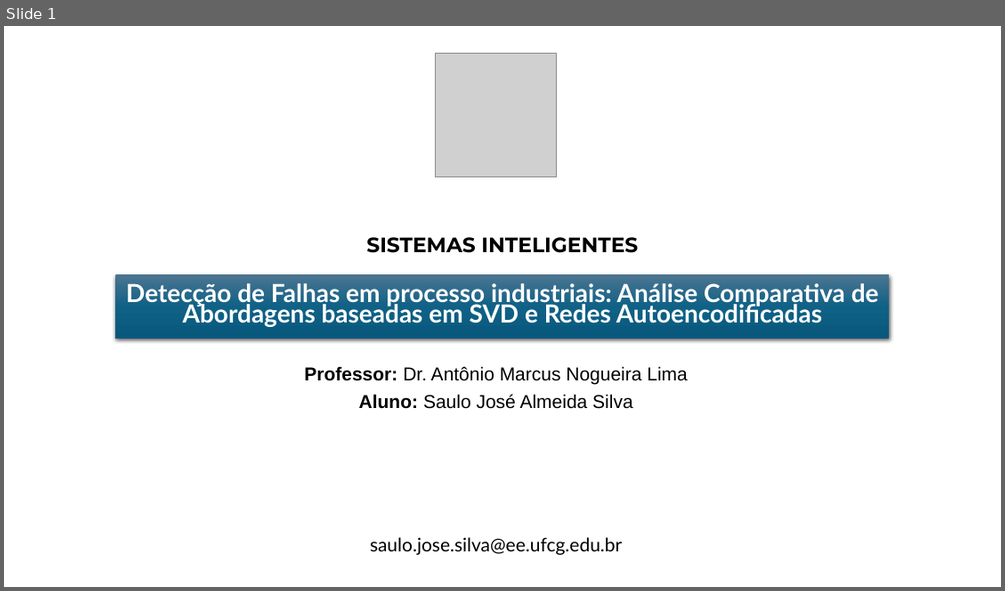
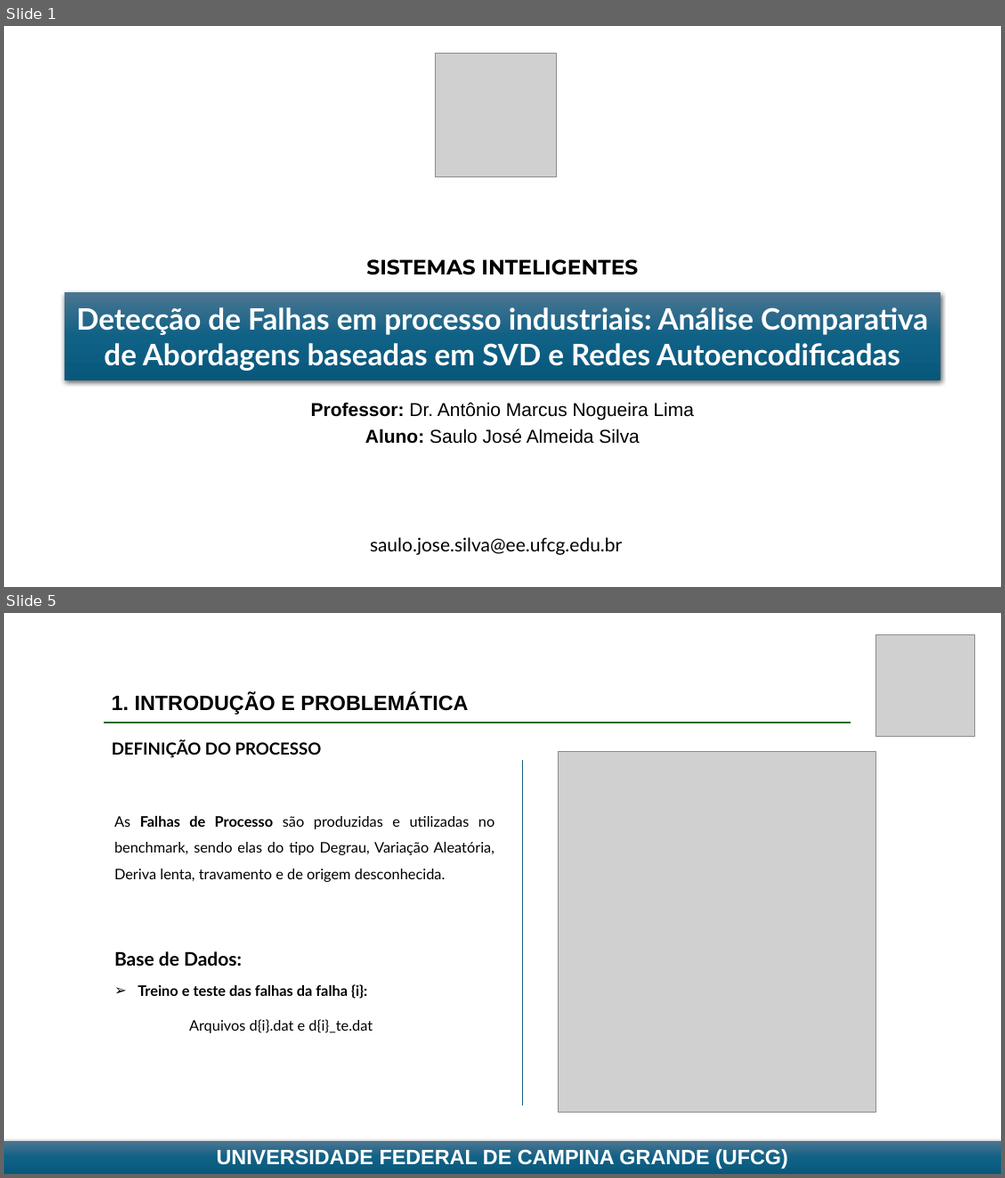
Before and after one commit to SauloJose/SistemasInteligentes2026, a slide deck: Atividade 3 - Identificação de Falhas/Apresentação 3 - FALTAS - Saulo.pptx. Shown one above the other, each under a label of ours: slide 1 before the commit, slides 1 and 5 after it; the slides between them are not shown. The pictures are 1005x591 and 1005x1178 pixels, drawn with LibreOffice and Linux fonts; fonts in the diff are those of the drawing; grey boxes stand for pictures. Boxes give left, top, right and bottom in pixels: in the first picture for what was removed or moved away, otherwise in the second. Text is boxed around its words. In the diff, an @@ line names an element or a change of style, - is before the commit and + after.

```diff
--- a/Atividade 3 - Identificação de Falhas/Apresentação 3 - FALTAS - Saulo.pptx
+++ b/Atividade 3 - Identificação de Falhas/Apresentação 3 - FALTAS - Saulo.pptx
@@ slide 5 added at <box>4,613,1001,1174</box>, background #FFFFFF @@
@@ picture added at <box>876,634,975,736</box> @@
@@ text added at <box>112,693,468,714</box>, 20 pt, text #000000, bold @@
+1. INTRODUÇÃO E PROBLEMÁTICA
@@ line added from (105, 723) to (850, 723), #196B24 2 pt @@
@@ text added at <box>112,740,322,758</box>, 16 pt, text #000000, bold @@
+DEFINIÇÃO DO PROCESSO
@@ line added from (523, 761) to (523, 1105), #156082 1.5 pt @@
@@ picture added at <box>558,751,876,1111</box> @@
@@ text added at <box>114,816,494,882</box>, 14 pt, text #000000 @@
+As Falhas de Processo são produzidas e utilizadas no benchmark, sendo elas do tipo Degrau, Variação Aleatória, Deriva lenta, travamento e de origem desconhecida.
@@ text added at <box>114,951,242,965</box>, 18 pt, text #000000, bold @@
+Base de Dados:
@@ text added at <box>138,984,372,1033</box>, 14 pt, text #000000, bold @@
+➢ Treino e teste das falhas da falha {i}:
+Arquivos d{i}.dat e d{i}_te.dat
@@ rectangle added at <box>4,1141,1001,1174</box>, fill gradient #4C7591 to #106287 to #09597D, 20 pt, text #FFFFFF, bold @@
+UNIVERSIDADE FEDERAL DE CAMPINA GRANDE (UFCG)
@@ slide 1 changed as well @@
@@ text "SISTEMAS INTELIGENTES": place and size @@
-text "SISTEMAS INTELIGENTES" at <box>366,237,638,253</box>
+text "SISTEMAS INTELIGENTES" at <box>366,259,638,275</box>
@@ rectangle "Detecção de Falhas em processo ...": place and size @@
-rectangle "Detecção de Falhas em processo ..." at <box>115,274,890,338</box>
+rectangle "Detecção de Falhas em processo ..." at <box>65,292,941,379</box>
@@ rectangle "Detecção de Falhas em processo ..." at <box>65,292,941,379</box>: size 24 to 28.5 pt; line spacing 0.7 to 1 @@
@@ subtitle "Professor: Dr. Antônio Marcus Nogueira ...": place and size @@
-subtitle "Professor: Dr. Antônio Marcus Nogueira ..." at <box>304,366,688,409</box>
+subtitle "Professor: Dr. Antônio Marcus Nogueira ..." at <box>311,402,695,443</box>
```
Also in this commit, not shown: 7 other slides changed, 14 other slides added, 7 other files.
